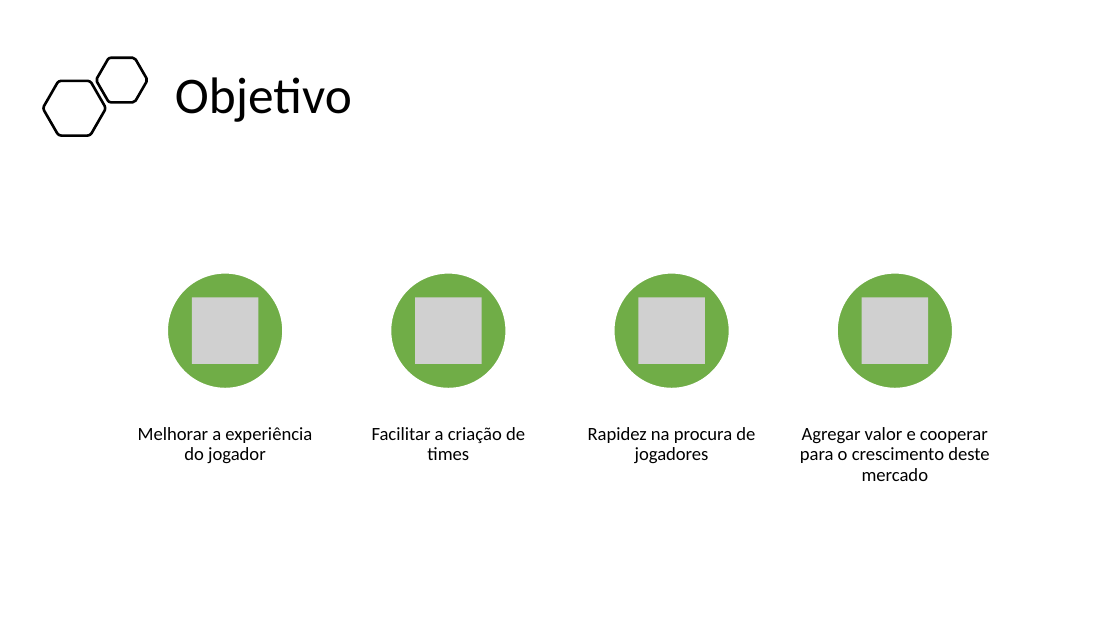
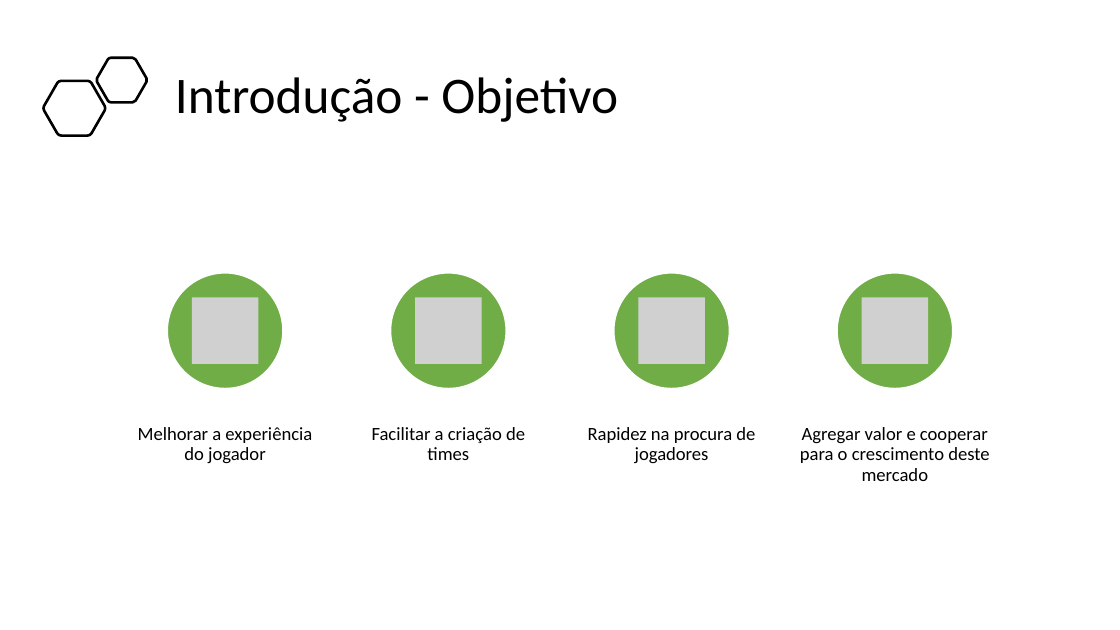
Before and after one commit to BandTec/project-hunter, a slide deck: slide 4 of Documentação/Apresentação - Sprint 3.pptx. Drawn at 1120x630 pixels with LibreOffice and Linux fonts; fonts in the diff are those of the drawing; grey boxes stand for pictures. Boxes give left, top, right and bottom in pixels: in the first picture for what was removed or moved away, otherwise in the second. Text is boxed around its words. In the diff, an @@ line names an element or a change of style, - is before the commit and + after.

```diff
--- a/Documentação/Apresentação - Sprint 3.pptx
+++ b/Documentação/Apresentação - Sprint 3.pptx
@@ title at [175, 77, 618, 122]: text changed @@
-Objetivo
+Introdução - Objetivo
```
Also in this commit, not shown: 10 other slides changed, 5 slides added, 5 slides removed, 6 other files.
